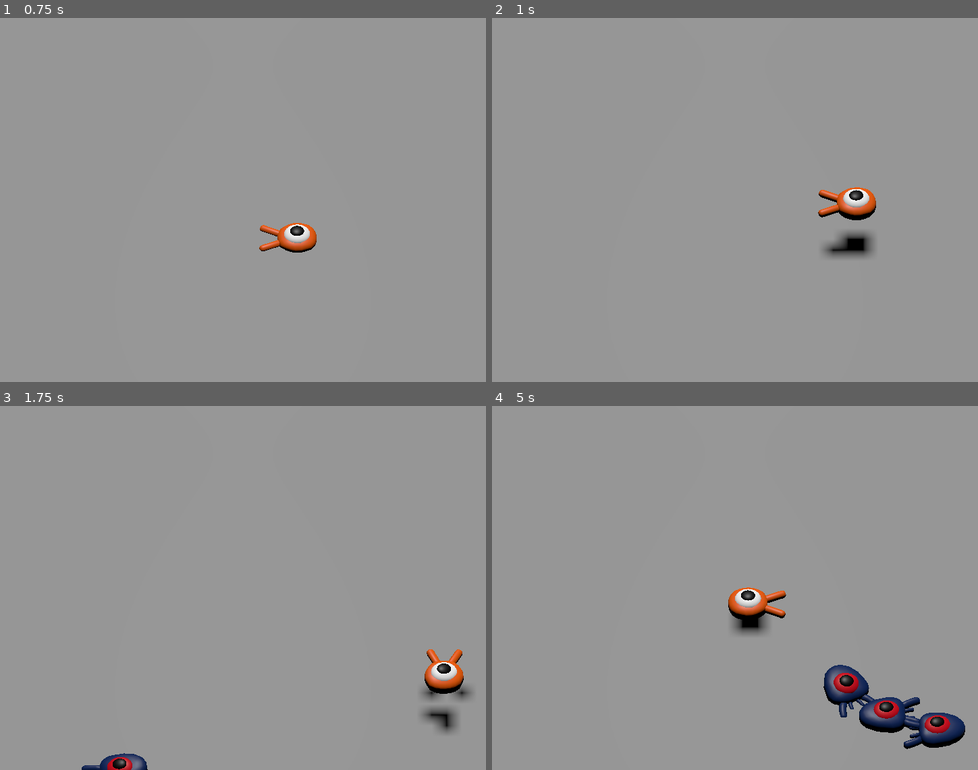
Above: before the commit, frames 1-4 (two rows, left to right).
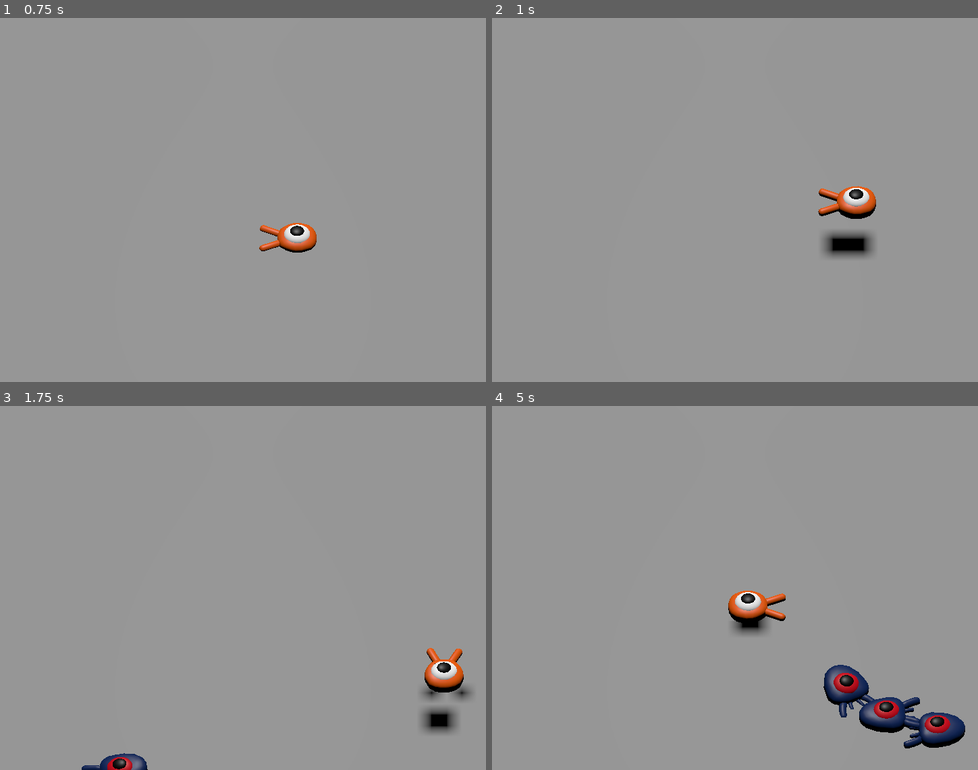
Above: after the commit, the same moments.

Repository: lainfox/dodge-the-creeps-3d
Game: Godot game, scene res://main.tscn
Same seed, same stepped clock (60 frames per second), same inputs: the game is played once before the commit and once after it.
Inputs:
- Up to frame 1 (0.75 s): tap Enter at 0.5 s; hold D (move_right) from 0.53 s (still down)
- Up to frame 2 (1 s): keep holding D (move_right); tap Space (jump) at 0.77 s
- Up to frame 3 (1.75 s): release D (move_right) at 1.28 s; hold S (move_back) from 1.28 s (still down); tap Space (jump) at 1.52 s
- Up to frame 4 (5 s): release S (move_back) at 2.03 s; hold D (move_right) 2.03-2.78 s; hold W (move_forward) 2.78-3.53 s; tap Space (jump) at 3.02, 3.77, 4.52 s; hold A (move_left) from 3.53 s (still down)

Frame 1 is identical in both runs. In frame 2, 0.6% of the frame differs, in the area x 67-80%, y 46-64%; in frame 3, 0.4%; in frame 4, 0.7%, in the area x 48-98%, y 49-95%.

Commit message:
Killing the player

Diff:
--- a/main.gd
+++ b/main.gd
@@ -18,3 +18,7 @@
 
 	# Spawn the mob by adding it to the Main scene.
 	add_child(mob)
+
+
+func _on_player_hit() -> void:
+	$MobTimer.stop()
--- a/main.tscn
+++ b/main.tscn
@@ -82,4 +82,5 @@
 wait_time = 0.5
 autostart = true
 
+[connection signal="hit" from="Player" to="." method="_on_player_hit"]
 [connection signal="timeout" from="MobTimer" to="." method="_on_mob_timer_timeout"]
--- a/mob.gd
+++ b/mob.gd
@@ -1,13 +1,12 @@
 class_name Mob
 extends CharacterBody3D
-
-signal squashed
 
 # Minimum speed of the mob in meters per second.
 @export var min_speed = 10
 # Maximum speed of the mob in meters per second.
 @export var max_speed = 18
 
+signal squashed
 
 func _physics_process(_delta):
 	move_and_slide()
@@ -38,4 +37,4 @@
 
 func squash():
 	squashed.emit()
-	queue_free()
+	queue_free() # Destroy this node
--- a/player.gd
+++ b/player.gd
@@ -1,5 +1,7 @@
 class_name Player
 extends CharacterBody3D
+
+signal hit
 
 # How fast the player moves in meters per second.
 @export var speed = 14
@@ -16,7 +18,7 @@
 
 func _physics_process(delta: float) -> void:
 
-	print("Move!!!", velocity)
+	#print("Move!!!", velocity)
 
 	# We create a local variable to store the input direction.
 	var direction = Vector3.ZERO
@@ -46,15 +48,9 @@
 	if not is_on_floor(): # If in the air, fall towards the floor. Literally gravity
 		target_velocity.y = target_velocity.y - (fall_acceleration * delta)
 
-	# Moving the Character
-	velocity = target_velocity
-
 	# Jumping.
 	if is_on_floor() and Input.is_action_just_pressed("jump"):
 		target_velocity.y = jump_impulse
-
-	print("Move!!!", velocity)
-	move_and_slide()
 
 	# Iterate through all collisions that occurred this frame
 	for index in range(get_slide_collision_count()):
@@ -69,9 +65,24 @@
 		if collision.get_collider().is_in_group("mob"):
 			var mob = collision.get_collider()
 			# we check that we are hitting it from above.
-			if Vector3.UP.dot(collision.get_normal()) > 0.1:
+			if Vector3.UP.dot(collision.get_normal()) > 0.5:
 				# If so, we squash it and bounce.
 				mob.squash()
 				target_velocity.y = bounce_impulse
 				# Prevent further duplicate calls.
 				break
+
+	# Moving the Character
+	velocity = target_velocity
+
+	print("Move!!!", velocity)
+	move_and_slide()
+
+
+func die() -> void:
+	hit.emit()
+	queue_free() # Destory player node
+
+func _on_mob_detector_body_entered(body: Node3D) -> void:
+	print("player hit enemy!")
+	die()
--- a/player.tscn
+++ b/player.tscn
@@ -6,6 +6,10 @@
 [sub_resource type="SphereShape3D" id="SphereShape3D_4ligy"]
 margin = 0.0
 radius = 1.02343
+
+[sub_resource type="CylinderShape3D" id="CylinderShape3D_6j8w5"]
+height = 0.277122
+radius = 1.0
 
 [node name="Player" type="CharacterBody3D"]
 collision_mask = 6
@@ -18,3 +22,14 @@
 [node name="CollisionShape3D" type="CollisionShape3D" parent="."]
 transform = Transform3D(1, 0, 0, 0, 1, 0, 0, 0, 1, 0, 1.02625, 0)
 shape = SubResource("SphereShape3D_4ligy")
+
+[node name="MobDetector" type="Area3D" parent="."]
+collision_layer = 0
+collision_mask = 2
+monitorable = false
+
+[node name="CollisionShape3D" type="CollisionShape3D" parent="MobDetector"]
+transform = Transform3D(1, 0, 0, 0, 1, 0, 0, 0, 1, 0, 0.74703, 0)
+shape = SubResource("CylinderShape3D_6j8w5")
+
+[connection signal="body_entered" from="MobDetector" to="." method="_on_mob_detector_body_entered"]
Not shown: 1 places in player.tscn that only renumber resources
